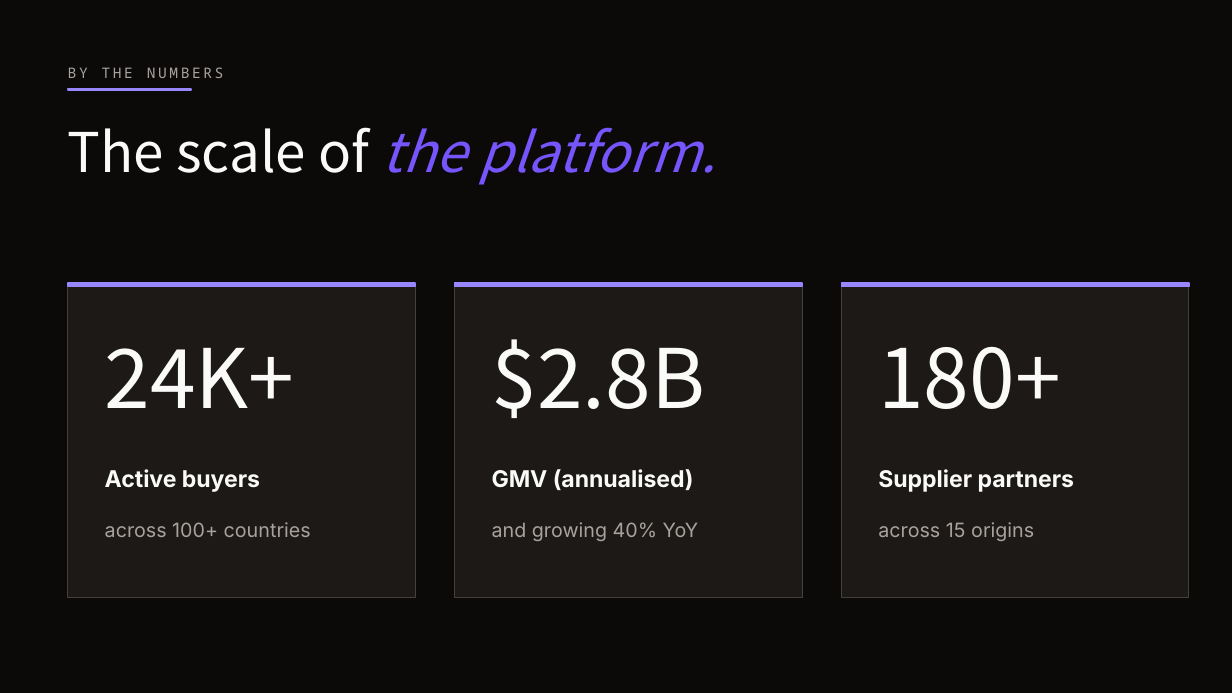
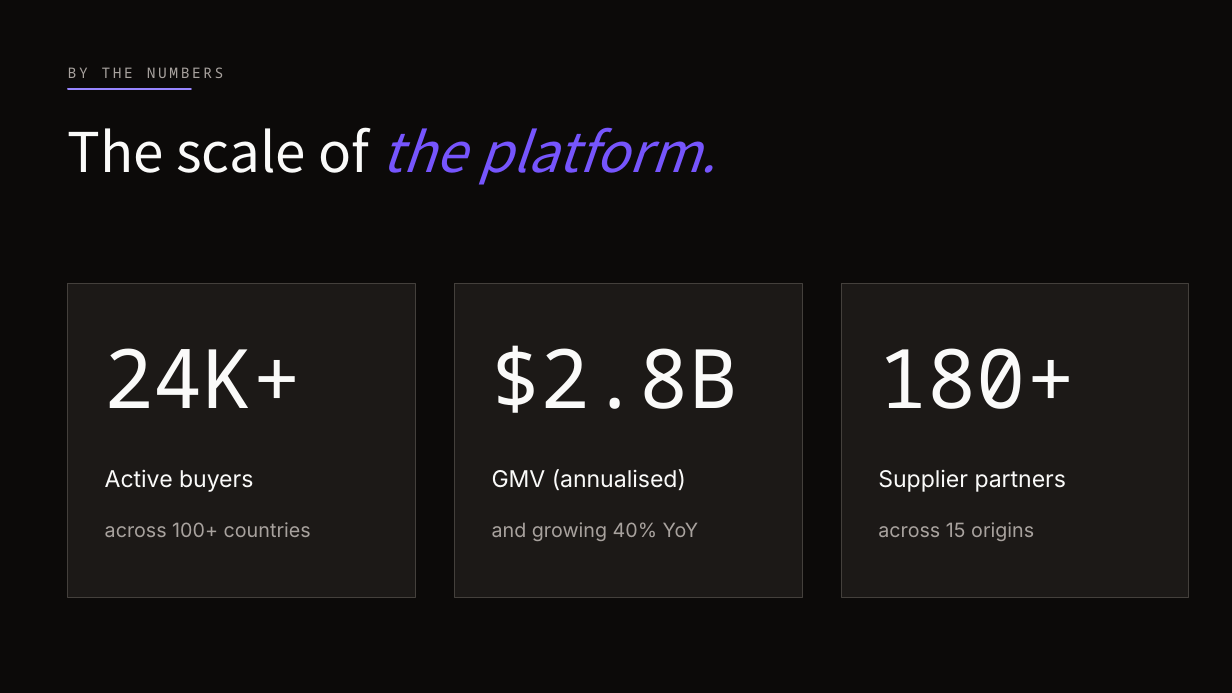
Before and after one commit to free-agent83/nivoda-brand, a slide deck: slide 8 of Nivoda-Brand-Template.pptx. Drawn at 1232x693 pixels with LibreOffice and Linux fonts; fonts in the diff are those of the drawing. Boxes give left, top, right and bottom in pixels: in the first picture for what was removed or moved away, otherwise in the second. Text is boxed around its words. In the diff, an @@ line names an element or a change of style, - is before the commit and + after.

```diff
--- a/Nivoda-Brand-Template.pptx
+++ b/Nivoda-Brand-Template.pptx
@@ rectangle removed at (68,283,415,287) @@
@@ rectangle removed at (455,283,802,287) @@
@@ rectangle removed at (841,283,1189,287) @@
@@ font Noto Sans CJK KR to Noto Sans Mono in 3 elements at (105,348,302,408), (492,345,738,413), (878,348,1075,409) @@
@@ bold off in 3 elements at (105,469,253,492), (492,469,686,490), (878,470,1066,492) @@
```
Also in this commit, not shown: 2 other slides changed, 5 slides added, 2 other files.
